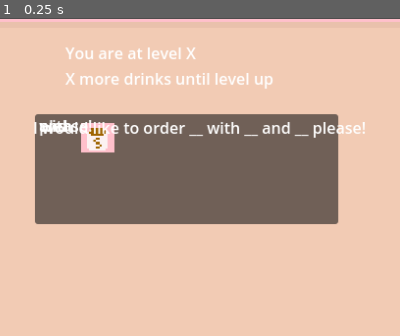
Above: before the commit, frame 1.
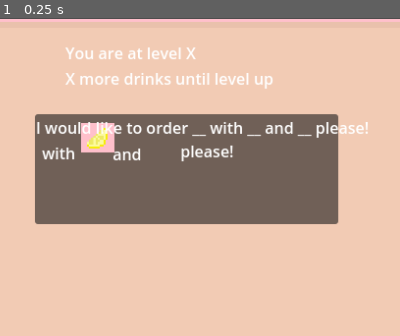
Above: after the commit, the same moment.

Repository: aylabaguette/40sGame
Game: Godot game, scene res://scenes/main.tscn
Two runs of this game, one before a commit and one after it. Both use one fixed random seed, a clock stepped at 60 frames per second and the inputs below.
Inputs:
- Up to frame 1 (0.25 s): no input
The pictures show only the part of the screen within x 49-99%, y 0-50%; the shares and areas given below are measured in that part.

The runs differ from the first frame. In frame 1, 2.8% of the frame differs, in the area x 8-92%, y 32-46%.

Commit message:
worked on speech bubble layout !!

Diff:
--- a/40s-game/scenes/Shop.tscn
+++ b/40s-game/scenes/Shop.tscn
@@ -112,26 +112,50 @@
 expand_mode = 3
 stretch_mode = 4
 
+[node name="image2" type="TextureRect" parent="SpeechBubble/Panel"]
+layout_mode = 0
+offset_left = 60.0
+offset_top = 66.0
+offset_right = 433.0
+offset_bottom = 278.0
+expand_mode = 3
+stretch_mode = 4
+
+[node name="image3" type="TextureRect" parent="SpeechBubble/Panel"]
+layout_mode = 0
+offset_left = -104.0
+offset_top = -29.0
+offset_right = 269.0
+offset_bottom = 183.0
+expand_mode = 3
+stretch_mode = 4
+
 [node name="Label" type="Label" parent="SpeechBubble/Panel"]
 layout_mode = 0
-offset_left = -2.0
+offset_left = 1.0
 offset_top = 2.0
-offset_right = 307.0
-offset_bottom = 111.0
+offset_right = 308.0
+offset_bottom = 26.0
 
 [node name="Label2" type="Label" parent="SpeechBubble/Panel"]
 layout_mode = 0
-offset_right = 40.0
-offset_bottom = 23.0
+offset_left = 3.0
+offset_top = 28.0
+offset_right = 43.0
+offset_bottom = 51.0
 
 [node name="Label3" type="Label" parent="SpeechBubble/Panel"]
 layout_mode = 0
-offset_right = 40.0
-offset_bottom = 23.0
+offset_left = 75.0
+offset_top = 29.0
+offset_right = 115.0
+offset_bottom = 52.0
 
 [node name="Label4" type="Label" parent="SpeechBubble/Panel"]
 layout_mode = 0
-offset_right = 40.0
-offset_bottom = 23.0
+offset_left = 144.0
+offset_top = 26.0
+offset_right = 184.0
+offset_bottom = 49.0
 
 [connection signal="pressed" from="Button" to="." method="_on_button_pressed"]
--- a/40s-game/scenes/SpeechBubble.gd
+++ b/40s-game/scenes/SpeechBubble.gd
@@ -3,6 +3,10 @@
 #@onready var label: Label = $Panel/Label # Reference to the Label node
 #@onready var speechBubble: Node2D = $"."
 @onready var image: TextureRect = $Panel/image
+
+@onready var image2: TextureRect = $Panel/image2
+@onready var image3: TextureRect = $Panel/image3
+
 @onready var label: Label = $Panel/Label
 @onready var label2: Label = $Panel/Label2
 @onready var label3: Label = $Panel/Label3
@@ -18,13 +22,16 @@
 
 	#will have to change this variabel to be the randomized toppings that are picked!!??
 	var toppingSelected = "res://sprites/kitchen/toppings - dispenser/brown sugar.PNG"
+	var toppingSelected2 = "res://sprites/kitchen/toppings - dispenser/coffee.PNG"
+	var flavourSelected = "res://sprites/kitchen/toppings - dispenser/lemon.PNG"
+
 	#var message = "order text here!"
 	#I woudl like to order _flavour_ (photo) with _topping1_ (photo) and _topping2_ (photo) pelase!
 	var message1 = "I would like to order __ with __ and __ please!"
 	var message2 = " with "
 	var message3 = " and "
 	var message4 = " please!"
-	setBubble(toppingSelected, message1, message2, message3, message4)
+	setBubble(toppingSelected, toppingSelected2, flavourSelected, message1, message2, message3, message4)
 
 
 # Called every frame. 'delta' is the elapsed time since the previous frame.
@@ -32,9 +39,13 @@
 	pass
 
 
-func setBubble(image_path: String, order1: String, order2: String, order3: String, order4: String)-> void:
+func setBubble(image_path: String, image_path2: String, image_path3: String, order1: String, order2: String, order3: String, order4: String)-> void:
 	var texture = load(image_path)
+	var texture2 = load(image_path2)
+	var texture3 = load(image_path3)
 	image.texture = texture
+	image.texture = texture2
+	image.texture = texture3
 	label.text = order1
 	label2.text = order2
 	label3.text = order3
